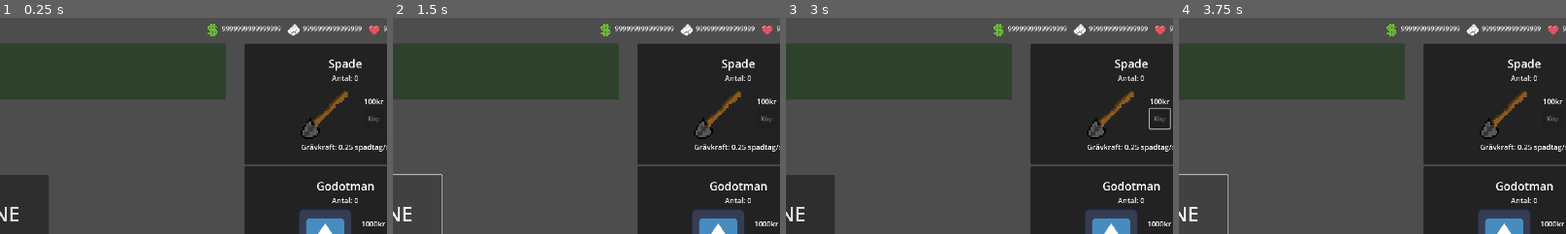
Above: before the commit, frames 1-4 (left to right).
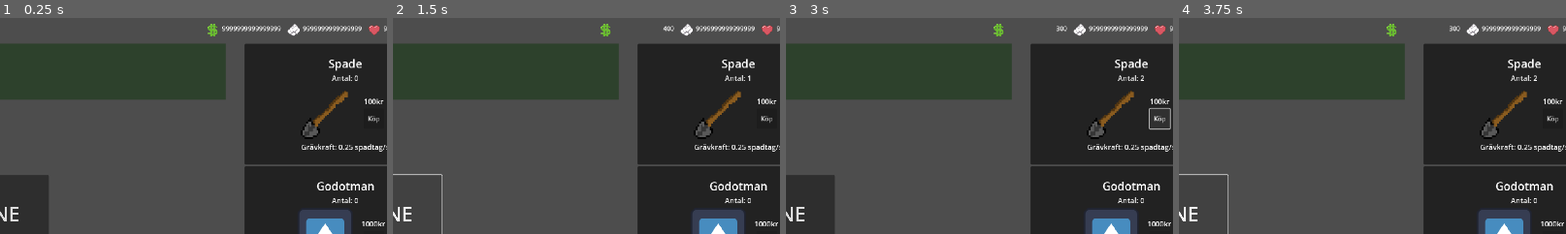
Above: after the commit, the same moments.

Repository: ARCsweden/GameJam2024SpringA
Game: Godot game, scene res://Scenes/main_scene.tscn
The game is run twice, just before and just after one commit, with the same random seed, the same clock (stepped at 60 frames per second) and the same inputs. The engine's default icon, where the game draws it, is replaced by a stand-in: a white triangle on a blue panel in a dark square.
Inputs (mouse positions are % of the whole screen's width and height, from its top left):
- Up to frame 1 (0.25 s): no input
- Up to frame 2 (1.5 s): click (90, 23) at 0.5 s, where only the run after the commit has a clickable "Köp"; click "GRÄV BORT SKÅNE" at 1.25 s
- Up to frame 3 (3 s): click "GRÄV BORT SKÅNE" at 2 s; click (90, 23) at 2.75 s, where only the run after the commit has a clickable "Köp"
- Up to frame 4 (3.75 s): click "GRÄV BORT SKÅNE" at 3.5 s
The pictures show only the part of the screen within x 42-92%, y 0-50%; the shares and areas given below are measured in that part.

The runs differ from the first frame. In frame 1, less than 0.1% of the frame differs, in the area x 95-98%, y 45-49%; in frame 2, 0.3%; in frame 3, 0.3%, in the area x 57-98%, y 3-49%; in frame 4, 0.3%.

Commit message:
Connected GameManager

Diff:
--- a/Scenes/UI/BuyMenu/EquipmentPanel.gd
+++ b/Scenes/UI/BuyMenu/EquipmentPanel.gd
@@ -23,6 +23,7 @@
 		amount.text = "Antal: " + str(res.amount)
 		State.money -= res.cost
 		Signals.emit_signal("equipment_bought",res)
+		Signals.emit_signal("money_updated",-res.cost)
 # Called every frame. 'delta' is the elapsed time since the previous frame.
 func _process(delta):
 	if State.money < res.cost:
--- a/Scripts/GameManager.gd
+++ b/Scripts/GameManager.gd
@@ -7,6 +7,7 @@
 
 # Called when the node enters the scene tree for the first time.
 func _ready():
+	State.money = 500
 	Signals.connect("equipment_bought",update_equipment)
 	Signals.connect("dig",dig_once)
 	digs_to_depth_multiplier = 1/(distace*digs_per_meter / depth_per_dig)
@@ -19,6 +20,7 @@
 		State.digs += eq.amount * eq.dig_power * delta
 	State.dig_depth  = digs_to_depth_multiplier * State.digs
 
+
 func update_equipment(res : EquipmentResource):
 	equipment[res.title] = res
 func dig_once():
